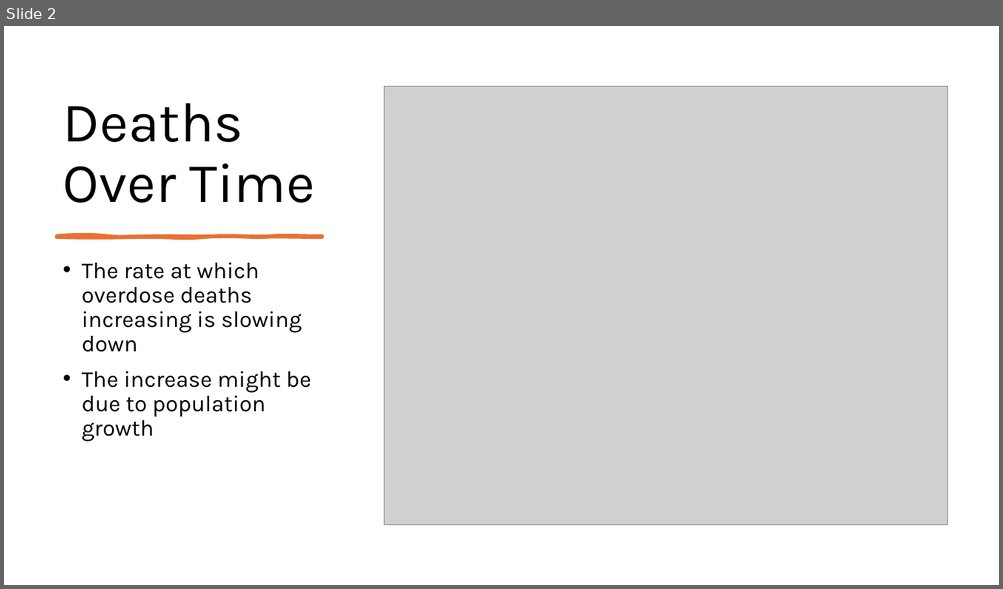
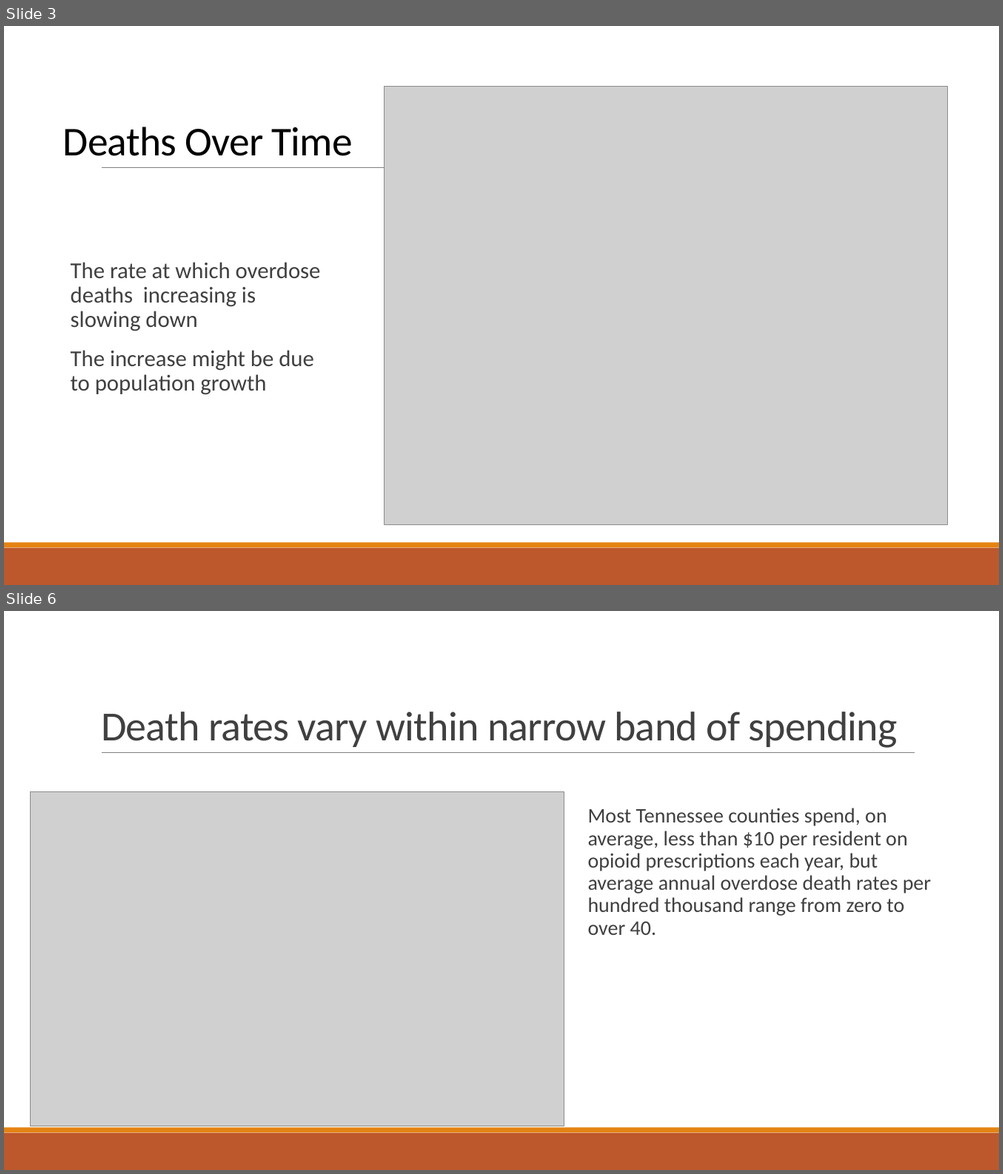
Before and after one commit to NSS-Full-Time-Data-Analytics-17/prescription-revisted-atlantis, a slide deck: Prescrider.pptx. Shown one above the other, each under a label of ours: slide 2 before the commit, slides 3 and 6 after it; the slides between them are not shown. The pictures are 1003x589 and 1003x1174 pixels, drawn with LibreOffice and Linux fonts; fonts in the diff are those of the drawing; grey boxes stand for pictures. Boxes give left, top, right and bottom in pixels: in the first picture for what was removed or moved away, otherwise in the second. Text is boxed around its words. In the diff, an @@ line names an element or a change of style, - is before the commit and + after.

```diff
--- a/Prescrider.pptx
+++ b/Prescrider.pptx
@@ slide 6 added at (x1=4, y1=611, x2=999, y2=1170), background #FFFFFF; not listed: 3 template elements that a slide beside it also shows @@
@@ title added at (x1=101, y1=712, x2=896, y2=748), 40 pt, text #404040 @@
+Death rates vary within narrow band of spending
@@ picture added at (x1=30, y1=792, x2=564, y2=1127) @@
@@ text added at (x1=588, y1=808, x2=930, y2=935), 20 pt, text #404040 @@
+  Most Tennessee counties spend, on average, less than $10 per resident on opioid prescriptions each year, but average annual overdose death rates per hundred thousand range from zero to over 40.
@@ what was slide 2 is now slide 3 @@
@@ slide 3 changed as well @@
@@ title "Deaths Over Time" at (x1=63, y1=127, x2=352, y2=156): size 54 to 39.6 pt, font Karla to Calibri, letter spacing 0 to -0.5 pt; line spacing 0.9 to 0.85 @@
@@ line added from (102, 168) to (915, 168), #808080 0.5 pt @@
@@ freeform shape removed at (x1=57, y1=235, x2=322, y2=237) @@
@@ text "The rate at which overdose ..." at (x1=71, y1=262, x2=321, y2=395): font Karla to Calibri, text colour #000000 to #404040; bullet • to  ; more space between paragraphs @@
@@ rectangle added at (x1=4, y1=548, x2=999, y2=585), fill #BD582C @@
@@ rectangle added at (x1=4, y1=543, x2=999, y2=548), fill #E48312 @@
```
Also in this commit, not shown: 3 other slides changed, 13 other slides added, 1 slide removed.
